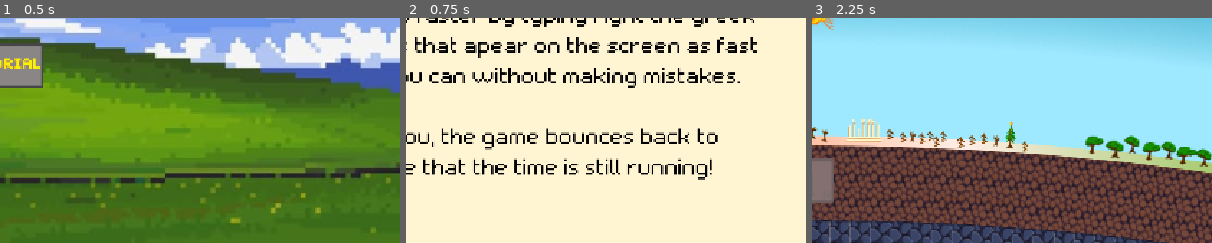
Above: before the commit, frames 1-3 (left to right).
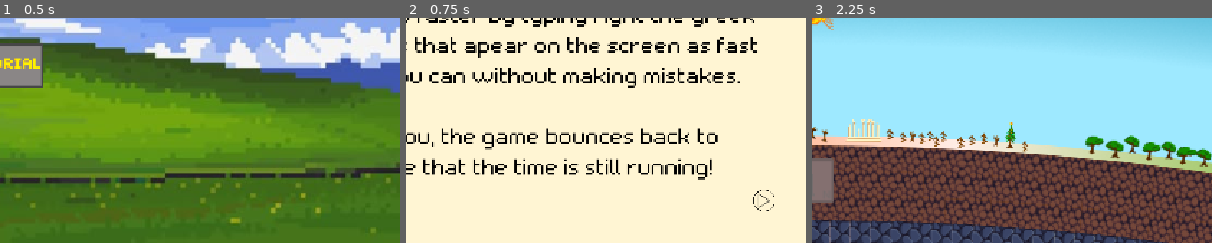
Above: after the commit, the same moments.

Repository: Roger-208/PhoenixSim98
Game: Godot game, scene res://scenes/menú.tscn
Same seed, same stepped clock (60 frames per second), same inputs: the game is played once before the commit and once after it.
Inputs (mouse positions are % of the whole screen's width and height, from its top left):
- Up to frame 1 (0.5 s): no input
- Up to frame 2 (0.75 s): click (50, 61) at 0.5 s
- Up to frame 3 (2.25 s): click (5, 91) at 1.27 s; click (50, 45) at 2 s
The pictures show only the part of the screen within x 50-100%, y 50-100%; the shares and areas given below are measured in that part.

Frame 1 is identical in both runs. In frame 2, 0.1% of the frame differs, in the area x 86-92%, y 76-86%; in frame 3, nothing differs.

Commit message:
menu pausa
escape para pausa

Diff:
--- a/phoenix-game/project.godot
+++ b/phoenix-game/project.godot
@@ -92,6 +92,11 @@
 "events": [Object(InputEventKey,"resource_local_to_scene":false,"resource_name":"","device":-1,"window_id":0,"alt_press …(191 unchanged characters)…
 ]
 }
+pause={
+"deadzone": 0.2,
+"events": [Object(InputEventKey,"resource_local_to_scene":false,"resource_name":"","device":-1,"window_id":0,"alt_pressed":false,"shift_pressed":false,"ctrl_pressed":false,"meta_pressed":false,"pressed":false,"keycode":0,"physical_keycode":4194305,"key_label":0,"unicode":0,"location":0,"echo":false,"script":null)
+]
+}
 
 [physics]
 
--- /dev/null
+++ b/phoenix-game/scenes/Pausa.tscn
@@ -0,0 +1,29 @@
+[gd_scene format=3 uid="uid://cb0d4hdwxxhlp"]
+
+[ext_resource type="Script" uid="uid://r2pct4b1q44y" path="res://scenes/pausa.gd" id="1_0x36i"]
+[ext_resource type="Texture2D" uid="uid://b020ihek68ygr" path="res://images/menu_pausa.png" id="2_ff6no"]
+
+[node name="Pausa" type="Control" unique_id=1351822781]
+process_mode = 3
+layout_mode = 3
+anchors_preset = 15
+anchor_right = 1.0
+anchor_bottom = 1.0
+grow_horizontal = 2
+grow_vertical = 2
+script = ExtResource("1_0x36i")
+
+[node name="TextureRect" type="TextureRect" parent="." unique_id=1525422393]
+layout_mode = 1
+anchors_preset = 8
+anchor_left = 0.5
+anchor_top = 0.5
+anchor_right = 0.5
+anchor_bottom = 0.5
+offset_left = -256.0
+offset_top = -128.0
+offset_right = 256.0
+offset_bottom = 128.0
+grow_horizontal = 2
+grow_vertical = 2
+texture = ExtResource("2_ff6no")
--- a/phoenix-game/scenes/Tutorial.tscn
+++ b/phoenix-game/scenes/Tutorial.tscn
@@ -3,6 +3,7 @@
 [ext_resource type="Texture2D" uid="uid://b4ixmuk1u450" path="res://images/Tutorial_fons.png" id="1_cfv3y"]
 [ext_resource type="Script" uid="uid://dhj3ewi46rb8i" path="res://scenes/tutorial.gd" id="1_pgr2e"]
 [ext_resource type="Texture2D" uid="uid://c2f7uvyijynts" path="res://images/esquerra.png" id="3_ebau5"]
+[ext_resource type="Texture2D" uid="uid://dlxldm4pm5pbj" path="res://images/Play_tutorial.png" id="4_ebau5"]
 
 [node name="Control" type="Control" unique_id=209353410]
 layout_mode = 3
@@ -13,7 +14,7 @@
 grow_vertical = 2
 script = ExtResource("1_pgr2e")
 
-[node name="TextureRect" type="TextureRect" parent="." unique_id=1942832301]
+[node name="FONS" type="TextureRect" parent="." unique_id=1942832301]
 layout_mode = 1
 anchors_preset = 15
 anchor_right = 1.0
@@ -23,7 +24,7 @@
 texture = ExtResource("1_cfv3y")
 expand_mode = 1
 
-[node name="TextureButton" type="TextureButton" parent="." unique_id=1118663064]
+[node name="BACK" type="TextureButton" parent="." unique_id=1118663064]
 layout_mode = 1
 anchors_preset = -1
 anchor_left = 0.065000005
@@ -36,4 +37,17 @@
 offset_bottom = 71.20001
 texture_normal = ExtResource("3_ebau5")
 
-[connection signal="pressed" from="TextureButton" to="." method="_on_texture_button_pressed"]
+[node name="PLAY" type="TextureButton" parent="." unique_id=906462151]
+layout_mode = 1
+anchors_preset = -1
+anchor_right = 0.017
+anchor_bottom = 0.031000001
+offset_left = 1075.0
+offset_top = 571.0
+offset_right = 1087.416
+offset_bottom = 582.912
+texture_normal = ExtResource("4_ebau5")
+
+[connection signal="pressed" from="BACK" to="." method="_on_back_pressed"]
+[connection signal="pressed" from="PLAY" to="." method="_on_play_pressed"]
+[connection signal="pressed" from="PLAY" to="." method="_on_texture_button_pressed"]
--- a/phoenix-game/scenes/main.tscn
+++ b/phoenix-game/scenes/main.tscn
@@ -4,6 +4,7 @@
 [ext_resource type="PackedScene" uid="uid://c4j4kgyoqss1e" path="res://scenes/background.tscn" id="2_0wfyh"]
 [ext_resource type="PackedScene" uid="uid://cx30tk6dsp87y" path="res://scenes/fenix_personatge.tscn" id="3_sugp2"]
 [ext_resource type="PackedScene" uid="uid://bxijyq583dxtx" path="res://scenes/ruc.tscn" id="4_jyhfs"]
+[ext_resource type="PackedScene" uid="uid://cb0d4hdwxxhlp" path="res://scenes/Pausa.tscn" id="5_tbgi4"]
 
 [node name="MenuParaules" type="Node2D" unique_id=113768335]
 
@@ -12,13 +13,8 @@
 [node name="CanvasLayer" type="CanvasLayer" parent="." unique_id=743463322]
 
 [node name="Node2D" parent="CanvasLayer" unique_id=939044018 instance=ExtResource("1_ig7tw")]
-anchors_preset = 15
-anchor_right = 1.0
-anchor_bottom = 1.0
-offset_right = 0.0
-offset_bottom = 0.0
-grow_horizontal = 2
-grow_vertical = 2
+
+[node name="Pausa" parent="CanvasLayer" unique_id=1351822781 instance=ExtResource("5_tbgi4")]
 
 [node name="FenixPersonatge" parent="." unique_id=1579974124 instance=ExtResource("3_sugp2")]
 
--- /dev/null
+++ b/phoenix-game/scenes/pausa.gd
@@ -0,0 +1,15 @@
+extends Control
+var esta_pausado = false
+var escape = false
+func _input(event: InputEvent) -> void:
+	if event.is_action_pressed("pause"):
+		esta_pausado =  not esta_pausado
+
+	print(esta_pausado)
+	if esta_pausado == true:
+		get_tree().paused = esta_pausado
+
+		self.visible = true
+	else:
+		self.visible = false
+		get_tree().paused = esta_pausado
--- a/phoenix-game/scenes/tutorial.gd
+++ b/phoenix-game/scenes/tutorial.gd
@@ -2,5 +2,9 @@
 
 
 
-func _on_texture_button_pressed() -> void:
-	get_tree().change_scene_to_file("res://scenes/menú.tscn")
+func _on_back_pressed() -> void:
+	get_tree().change_scene_to_file("res://scenes/menú.tscn") # Replace with function body.
+
+
+func _on_play_pressed() -> void:
+	get_tree().change_scene_to_file("res://scenes/main.tscn")
Not shown, changed: phoenix-game/images/Alfabeto/alpha.png.import
Not shown, changed: phoenix-game/images/Alfabeto/gamma.png.import
Not shown, changed: phoenix-game/images/Alfabeto/mu.png.import
Not shown, changed: phoenix-game/images/Alfabeto/nu.png.import
Not shown, changed: phoenix-game/images/Alfabeto/omega.png.import
Not shown, changed: phoenix-game/images/Alfabeto/rho.png.import
Not shown, changed: phoenix-game/images/Alfabeto/sigma.png.import
Not shown, changed: phoenix-game/images/Alfabeto/tau.png.import
Binary file added: phoenix-game/images/Play_tutorial.png
Not shown, added: phoenix-game/images/Play_tutorial.png.import
Binary file added: phoenix-game/images/menu_pausa.png
Not shown, added: phoenix-game/images/menu_pausa.png.import
(and 1 more such lines)
